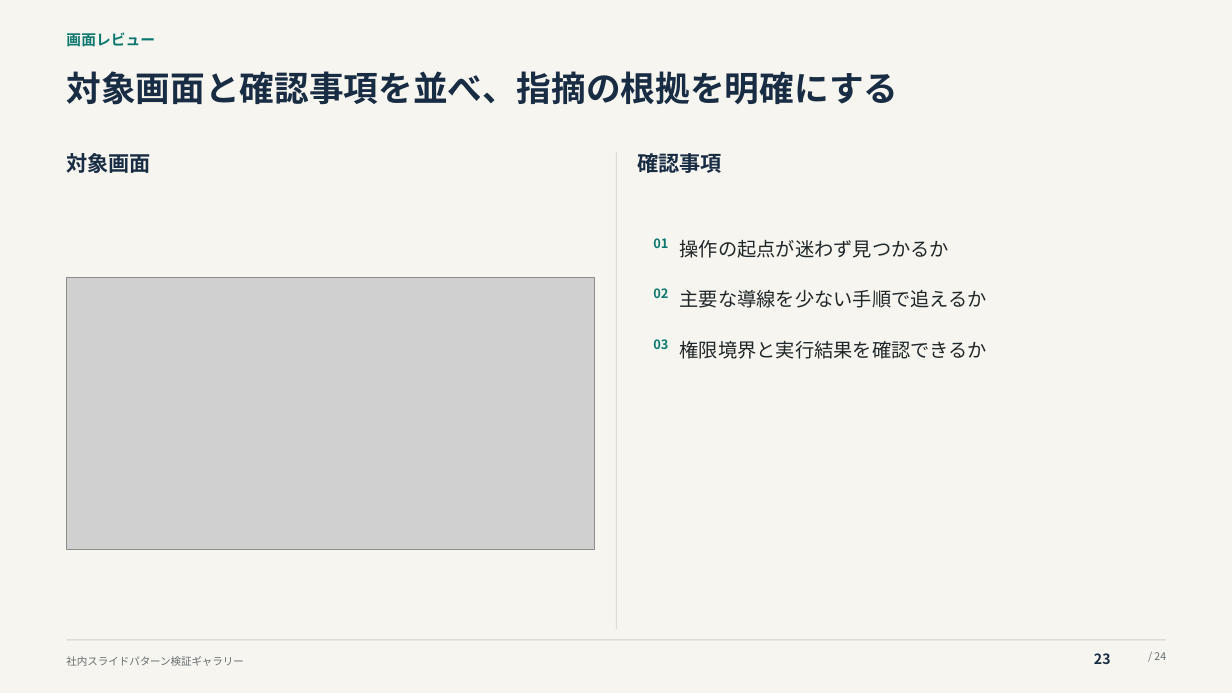
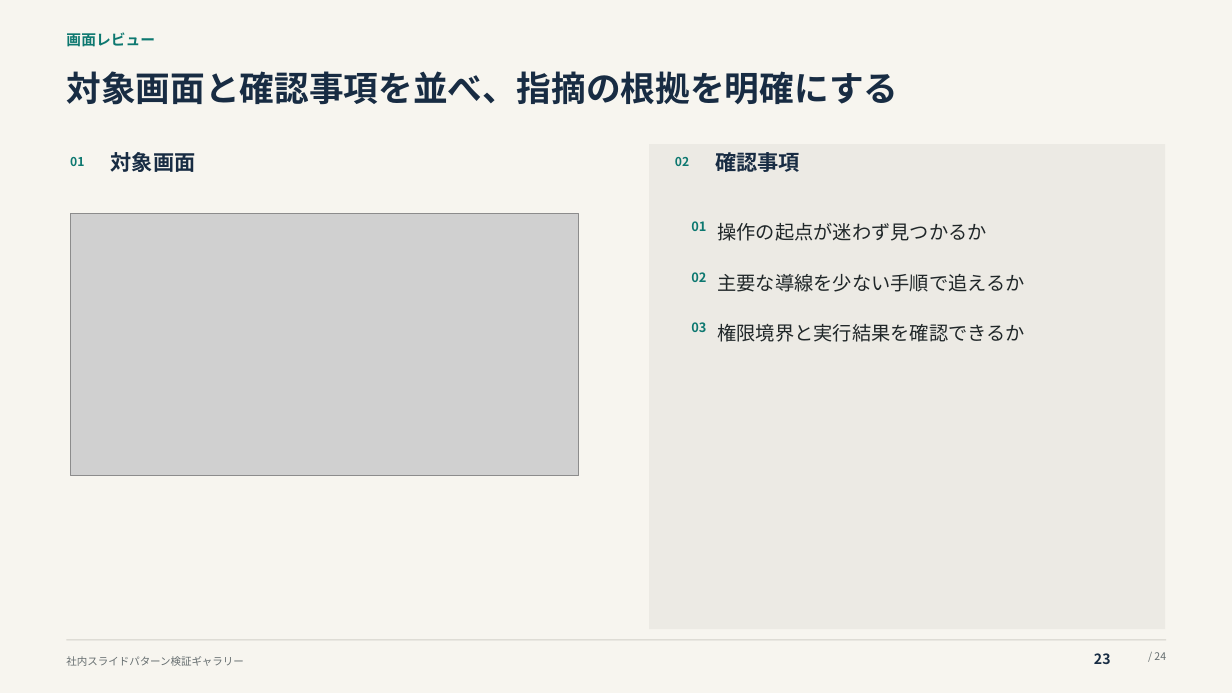
Before and after one commit to thinas1115/pptxdsl, a slide deck: slide 23 of examples/gallery/pattern_gallery.pptx. Drawn at 1232x693 pixels with LibreOffice and Linux fonts; fonts in the diff are those of the drawing; grey boxes stand for pictures. Boxes give left, top, right and bottom in pixels: in the first picture for what was removed or moved away, otherwise in the second. Text is boxed around its words. In the diff, an @@ line names an element or a change of style, - is before the commit and + after.

```diff
--- a/examples/gallery/pattern_gallery.pptx
+++ b/examples/gallery/pattern_gallery.pptx
@@ text "対象画面": place and size @@
-text "対象画面" at (66,153,150,173)
+text "対象画面" at (111,152,195,172)
@@ rectangle added at (649,144,1165,629), fill #ECEAE4 @@
@@ text "確認事項": place and size @@
-text "確認事項" at (637,153,721,173)
+text "確認事項" at (716,152,800,172)
@@ text added at (70,157,84,166), 9.5 pt, text #0D7870, bold @@
+01
@@ rectangle removed at (616,152,616,629) @@
@@ text added at (675,157,689,166), 9.5 pt, text #0D7870, bold @@
+02
@@ picture: place and size @@
-picture at (67,277,594,550)
+picture at (70,213,579,476)
@@ 3 texts: place and size @@
-3 texts at (653,238,668,349)
+3 texts at (691,221,706,332)
@@ text "操作の起点が迷わず見つかるか": place and size @@
-text "操作の起点が迷わず見つかるか" at (680,240,949,258)
+text "操作の起点が迷わず見つかるか" at (717,223,986,241)
@@ text "主要な導線を少ない手順で追えるか": place and size @@
-text "主要な導線を少ない手順で追えるか" at (680,290,987,308)
+text "主要な導線を少ない手順で追えるか" at (717,274,1024,292)
@@ text "権限境界と実行結果を確認できるか": place and size @@
-text "権限境界と実行結果を確認できるか" at (680,341,988,359)
+text "権限境界と実行結果を確認できるか" at (717,324,1025,342)
```
Also in this commit, not shown: 2 other slides changed, 1 other file.
